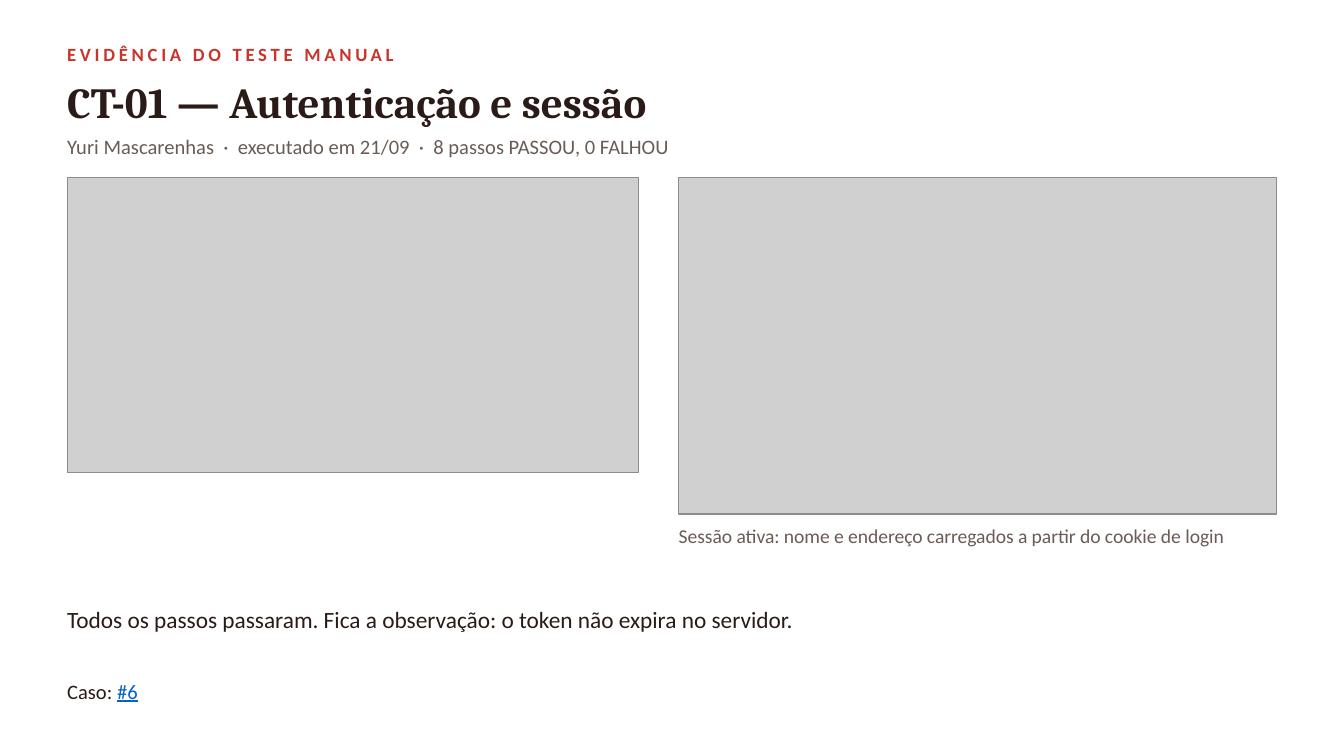
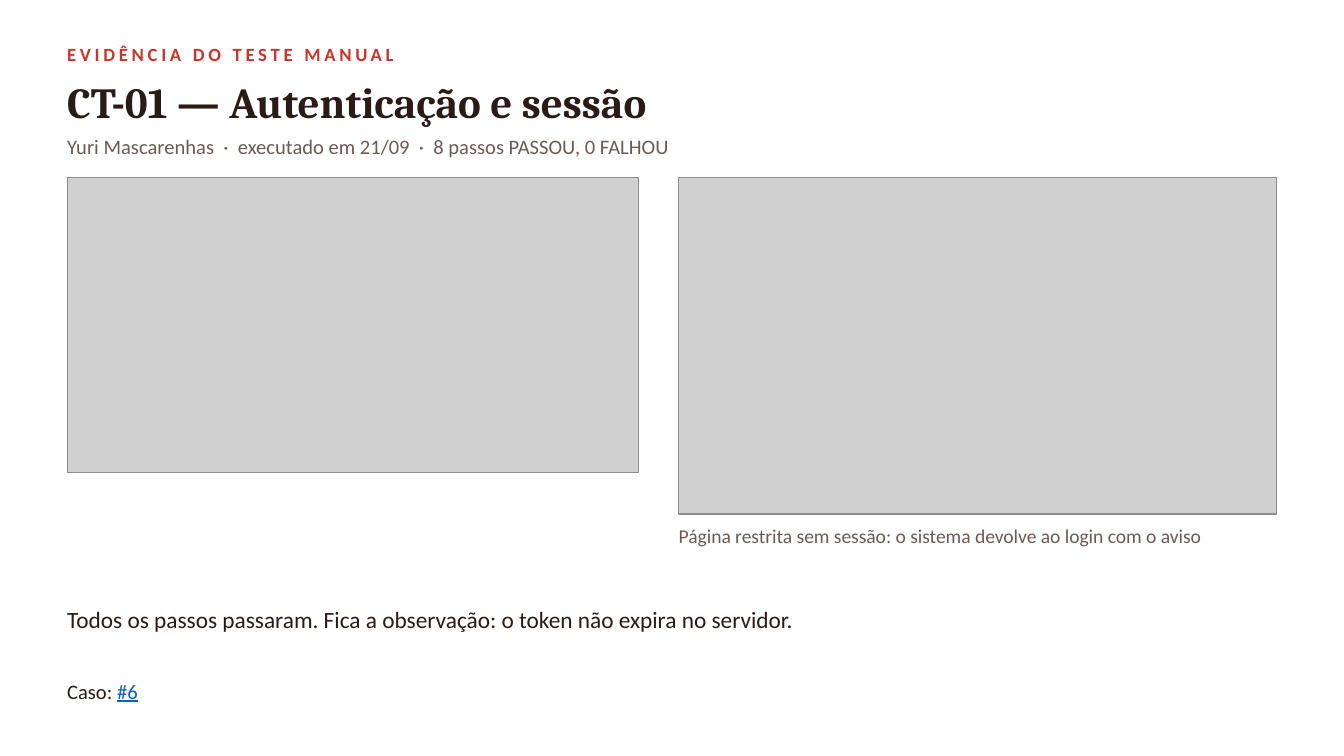
Before and after one commit to vini-pinheiro/trabalho-qualidade-e-teste-de-software, a slide deck: slide 4 of docs/entrega-1/apresentacao/apresentacao-entrega-1.pptx. Drawn at 1344x756 pixels with LibreOffice and Linux fonts; fonts in the diff are those of the drawing; grey boxes stand for pictures. Boxes give left, top, right and bottom in pixels: in the first picture for what was removed or moved away, otherwise in the second. Text is boxed around its words. In the diff, an @@ line names an element or a change of style, - is before the commit and + after.

Commit message:
docs: corrigir a tela do slide de evidência do CT-01
O caso de autenticação exibia a tela do carrinho. Passa a mostrar o login
com o aviso de sessão, que é o passo de bloqueio de página restrita.

```diff
--- a/docs/entrega-1/apresentacao/apresentacao-entrega-1.pptx
+++ b/docs/entrega-1/apresentacao/apresentacao-entrega-1.pptx
@@ text at [679, 529, 1201, 547]: text changed @@
-Sessão ativa: nome e endereço carregados a partir do cookie de login
+Página restrita sem sessão: o sistema devolve ao login com o aviso
```
Also in this commit, not shown: 4 other files.
